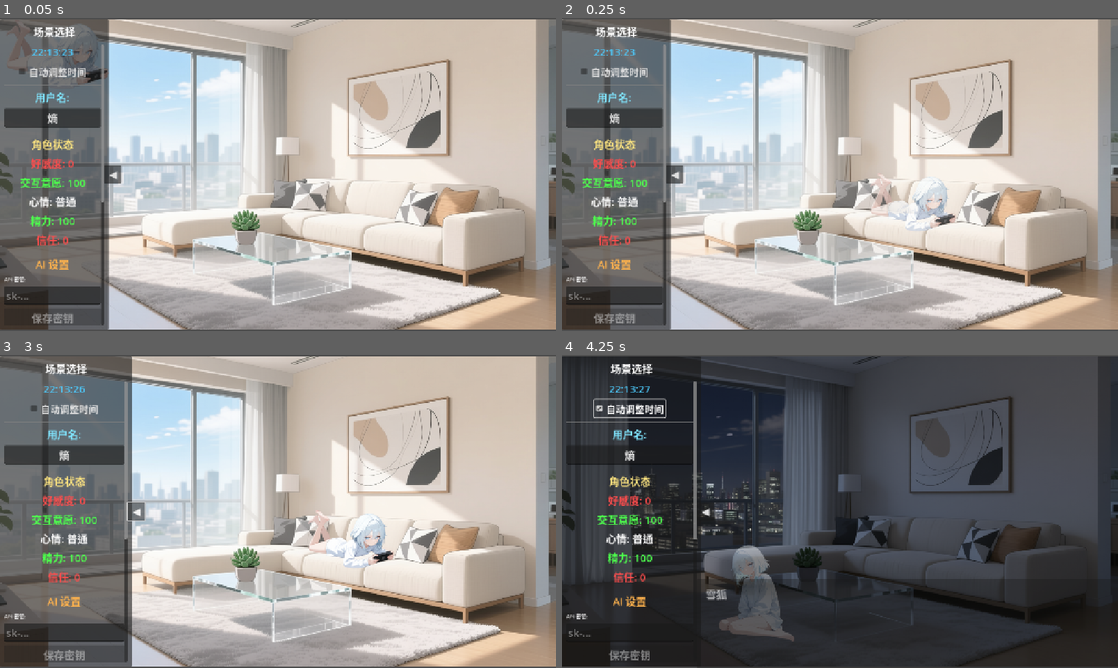
Above: before the commit, frames 1-4 (two rows, left to right).
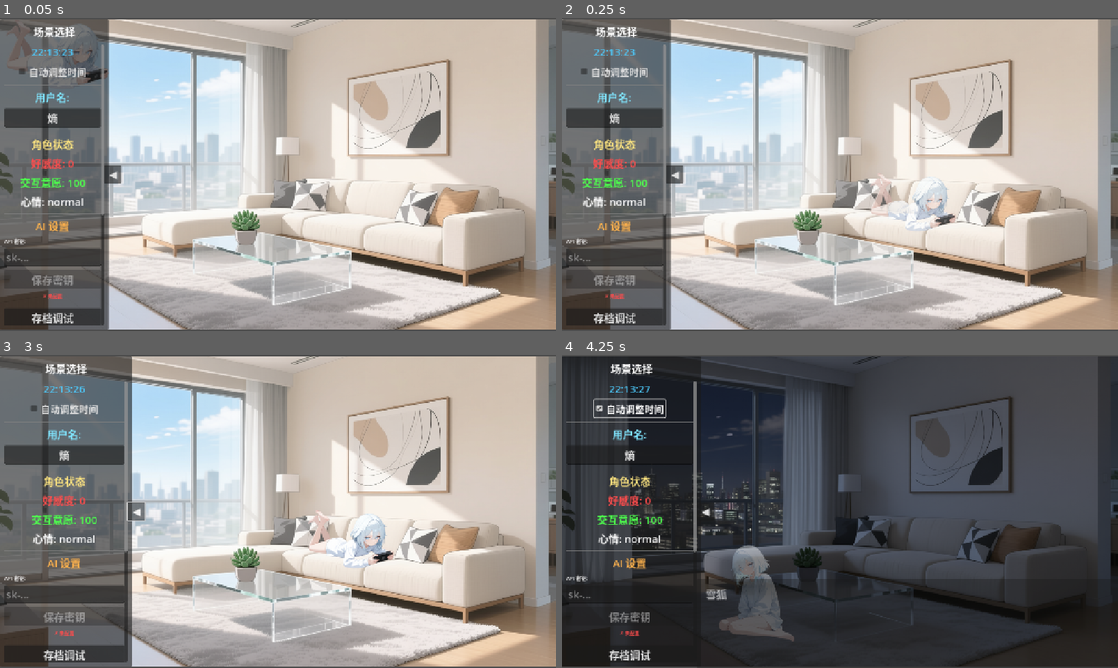
Above: after the commit, the same moments.

Repository: xhc2008/CABM-ED
Game: Godot game, scene res://scripts/main.tscn
Same seed, same stepped clock (60 frames per second), same inputs: the game is played once before the commit and once after it.
Inputs (mouse positions are in pixels of both pictures, inside the frame that each line leads up to):
- Up to frame 1 (0.05 s): no input
- Up to frame 2 (0.25 s): no input
- Up to frame 3 (3 s): click (350, 539) at 0.5 s; click "自动调整时间" at 1.25 s; click "◀" at 2 s; click "▶" at 2.75 s
- Up to frame 4 (4.25 s): click "自动调整时间" at 3.5 s

The runs differ from the first frame. In frame 1, 3.0% of the frame differs, in the area x 0-19%, y 57-98%; in frame 2, 3.0%; in frame 3, 3.5%, in the area x 0-23%, y 57-98%; in frame 4, 1.4%.

Commit message:
feat: 属性值控制

Diff:
--- /dev/null
+++ b/config/mood_config.json
@@ -0,0 +1,53 @@
+{
+	"moods": [
+		{
+			"id": 0,
+			"name": "平静",
+			"name_en": "calm",
+			"image": "normal.png",
+			"color": "#FFFFFF"
+		},
+		{
+			"id": 1,
+			"name": "开心",
+			"name_en": "happy",
+			"image": "happy.png",
+			"color": "#4DFF4D"
+		},
+		{
+			"id": 2,
+			"name": "难过",
+			"name_en": "sad",
+			"image": "sad.png",
+			"color": "#4D9FFF"
+		},
+		{
+			"id": 3,
+			"name": "生气",
+			"name_en": "angry",
+			"image": "angry.png",
+			"color": "#FF4D4D"
+		},
+		{
+			"id": 4,
+			"name": "惊讶",
+			"name_en": "surprised",
+			"image": "surprised.png",
+			"color": "#FFD74D"
+		},
+		{
+			"id": 5,
+			"name": "害怕",
+			"name_en": "scared",
+			"image": "scared.png",
+			"color": "#B84DFF"
+		},
+		{
+			"id": 6,
+			"name": "厌恶",
+			"name_en": "disgusted",
+			"image": "disgusted.png",
+			"color": "#7FFF4D"
+		}
+	]
+}
--- a/scripts/ai_service.gd
+++ b/scripts/ai_service.gd
@@ -5,6 +5,7 @@
 
 signal chat_response_received(response: String)
 signal chat_response_completed()  # 流式响应完成信号
+signal chat_fields_extracted(fields: Dictionary)  # 字段提取完成信号（mood, will, like）
 signal chat_error(error_message: String)
 signal summary_completed(summary: String)
 
@@ -138,8 +139,8 @@
 	# 获取记忆上下文
 	var memory_context = _get_memory_context()
 
-	# 定义moods列表
-	var moods = "0=平静, 1=开心, 2=难过, 3=生气, 4=惊讶, 5=害怕, 6=厌恶"
+	# 从mood_config.json生成moods列表
+	var moods = _generate_moods_list()
 
 	# 替换占位符
 	var prompt = prompt_template.replace("{character_name}", character_name)
@@ -150,6 +151,31 @@
 	prompt = prompt.replace("{moods}", moods)
 
 	return prompt
+
+func _generate_moods_list() -> String:
+	"""从mood_config.json生成moods列表字符串"""
+	var mood_config_path = "res://config/mood_config.json"
+	if not FileAccess.file_exists(mood_config_path):
+		# 如果配置文件不存在，使用默认值
+		return "0=平静, 1=开心, 2=难过, 3=生气, 4=惊讶, 5=害怕, 6=厌恶"
+
+	var file = FileAccess.open(mood_config_path, FileAccess.READ)
+	var json_string = file.get_as_text()
+	file.close()
+
+	var json = JSON.new()
+	if json.parse(json_string) != OK:
+		return "0=平静, 1=开心, 2=难过, 3=生气, 4=惊讶, 5=害怕, 6=厌恶"
+
+	var mood_config = json.data
+	if not mood_config.has("moods"):
+		return "0=平静, 1=开心, 2=难过, 3=生气, 4=惊讶, 5=害怕, 6=厌恶"
+
+	var moods_array = []
+	for mood in mood_config.moods:
+		moods_array.append("%d=%s" % [mood.id, mood.name])
+
+	return ", ".join(moods_array)
 
 func _load_app_config() -> Dictionary:
 	"""加载应用配置"""
@@ -536,6 +562,9 @@
 		if full_response.has("like"):
 			extracted_fields["like"] = full_response.like
 		print("提取的字段: ", extracted_fields)
+
+		# 应用字段到游戏状态
+		_apply_extracted_fields()
 	else:
 		print("JSON解析失败: ", json.get_error_message())
 		print("尝试解析的内容: ", clean_json.substr(0, 200))
@@ -549,6 +578,64 @@
 
 	# 发送完成信号
 	chat_response_completed.emit()
+
+func _apply_extracted_fields():
+	"""应用提取的字段到游戏状态"""
+	if not has_node("/root/SaveManager"):
+		return
+
+	var save_mgr = get_node("/root/SaveManager")
+
+	# 应用mood字段
+	if extracted_fields.has("mood"):
+		var mood_id = extracted_fields.mood
+		var mood_name_en = _get_mood_name_en(mood_id)
+		if not mood_name_en.is_empty():
+			save_mgr.set_mood(mood_name_en)
+			print("更新心情: ", mood_name_en)
+
+	# 应用will字段（互动意愿增量）
+	if extracted_fields.has("will"):
+		var will_delta = extracted_fields.will
+		var current_will = save_mgr.get_reply_willingness()
+		var new_will = clamp(current_will + will_delta, 0, 100)
+		save_mgr.set_reply_willingness(new_will)
+		print("更新互动意愿: %d -> %d (增量: %d)" % [current_will, new_will, will_delta])
+
+	# 应用like字段（好感度增量）
+	if extracted_fields.has("like"):
+		var like_delta = extracted_fields.like
+		var current_affection = save_mgr.get_affection()
+		var new_affection = clamp(current_affection + like_delta, 0, 100)
+		save_mgr.set_affection(new_affection)
+		print("更新好感度: %d -> %d (增量: %d)" % [current_affection, new_affection, like_delta])
+
+	# 发送字段提取完成信号
+	chat_fields_extracted.emit(extracted_fields)
+
+func _get_mood_name_en(mood_id: int) -> String:
+	"""根据mood ID获取英文名称"""
+	var mood_config_path = "res://config/mood_config.json"
+	if not FileAccess.file_exists(mood_config_path):
+		return ""
+
+	var file = FileAccess.open(mood_config_path, FileAccess.READ)
+	var json_string = file.get_as_text()
+	file.close()
+
+	var json = JSON.new()
+	if json.parse(json_string) != OK:
+		return ""
+
+	var mood_config = json.data
+	if not mood_config.has("moods"):
+		return ""
+
+	for mood in mood_config.moods:
+		if mood.id == mood_id:
+			return mood.name_en
+
+	return ""
 
 func _handle_chat_response(response: Dictionary):
 	"""处理对话响应（非流式，保留作为备用）"""
--- a/scripts/character.gd
+++ b/scripts/character.gd
@@ -202,13 +202,14 @@
 	visible = false
 	await get_tree().create_timer(0.7).timeout
 
-	# 加载聊天图片
-	var chat_image_path = "res://assets/images/character/chat/normal.png"
-	if ResourceLoader.exists(chat_image_path):
-		texture_normal = load(chat_image_path)
-		# 更新按钮大小
-		custom_minimum_size = texture_normal.get_size()
-		size = texture_normal.get_size()
+	# 加载聊天图片（根据当前心情）
+	_load_chat_image_for_mood()
+
+	# 连接AI服务的字段提取信号以更新心情图片
+	if has_node("/root/AIService"):
+		var ai_service = get_node("/root/AIService")
+		if not ai_service.chat_fields_extracted.is_connected(_on_mood_changed):
+			ai_service.chat_fields_extracted.connect(_on_mood_changed)
 
 	# 计算背景中央位置（本地坐标）
 	if not background_node:
@@ -255,6 +256,12 @@
 		return
 
 	is_chatting = false
+
+	# 断开AI服务信号
+	if has_node("/root/AIService"):
+		var ai_service = get_node("/root/AIService")
+		if ai_service.chat_fields_extracted.is_connected(_on_mood_changed):
+			ai_service.chat_fields_extracted.disconnect(_on_mood_changed)
 
 	# 淡出动画
 	var fade_tween = create_tween()
@@ -274,3 +281,113 @@
 		var global_pos = global_position
 		var char_size = size * scale
 		character_clicked.emit(global_pos, char_size)
+
+func _load_chat_image_for_mood():
+	"""根据当前心情加载聊天图片"""
+	if not has_node("/root/SaveManager"):
+		_load_default_chat_image()
+		return
+
+	var save_mgr = get_node("/root/SaveManager")
+	var mood_name_en = save_mgr.get_mood()
+
+	# 从mood_config.json获取图片文件名
+	var image_filename = _get_mood_image_filename(mood_name_en)
+	if image_filename.is_empty():
+		_load_default_chat_image()
+		return
+
+	var chat_image_path = "res://assets/images/character/chat/" + image_filename
+	if ResourceLoader.exists(chat_image_path):
+		texture_normal = load(chat_image_path)
+		custom_minimum_size = texture_normal.get_size()
+		size = texture_normal.get_size()
+		print("加载心情图片: ", chat_image_path)
+	else:
+		print("心情图片不存在: ", chat_image_path, " 使用默认图片")
+		_load_default_chat_image()
+
+func _load_default_chat_image():
+	"""加载默认聊天图片"""
+	var chat_image_path = "res://assets/images/character/chat/normal.png"
+	if ResourceLoader.exists(chat_image_path):
+		texture_normal = load(chat_image_path)
+		custom_minimum_size = texture_normal.get_size()
+		size = texture_normal.get_size()
+
+func _get_mood_image_filename(mood_name_en: String) -> String:
+	"""根据心情英文名获取图片文件名"""
+	var mood_config_path = "res://config/mood_config.json"
+	if not FileAccess.file_exists(mood_config_path):
+		return ""
+
+	var file = FileAccess.open(mood_config_path, FileAccess.READ)
+	var json_string = file.get_as_text()
+	file.close()
+
+	var json = JSON.new()
+	if json.parse(json_string) != OK:
+		return ""
+
+	var mood_config = json.data
+	if not mood_config.has("moods"):
+		return ""
+
+	for mood in mood_config.moods:
+		if mood.name_en == mood_name_en:
+			return mood.image
+
+	return ""
+
+func _on_mood_changed(fields: Dictionary):
+	"""心情变化时切换图片"""
+	if not is_chatting:
+		return
+
+	if not fields.has("mood"):
+		return
+
+	# 获取新心情的英文名
+	var mood_id = fields.mood
+	var mood_name_en = _get_mood_name_en_by_id(mood_id)
+	if mood_name_en.is_empty():
+		return
+
+	# 获取图片文件名
+	var image_filename = _get_mood_image_filename(mood_name_en)
+	if image_filename.is_empty():
+		return
+
+	# 加载新图片
+	var chat_image_path = "res://assets/images/character/chat/" + image_filename
+	if ResourceLoader.exists(chat_image_path):
+		texture_normal = load(chat_image_path)
+		custom_minimum_size = texture_normal.get_size()
+		size = texture_normal.get_size()
+		print("切换心情图片: ", chat_image_path)
+	else:
+		print("心情图片不存在: ", chat_image_path)
+
+func _get_mood_name_en_by_id(mood_id: int) -> String:
+	"""根据mood ID获取英文名称"""
+	var mood_config_path = "res://config/mood_config.json"
+	if not FileAccess.file_exists(mood_config_path):
+		return ""
+
+	var file = FileAccess.open(mood_config_path, FileAccess.READ)
+	var json_string = file.get_as_text()
+	file.close()
+
+	var json = JSON.new()
+	if json.parse(json_string) != OK:
+		return ""
+
+	var mood_config = json.data
+	if not mood_config.has("moods"):
+		return ""
+
+	for mood in mood_config.moods:
+		if mood.id == mood_id:
+			return mood.name_en
+
+	return ""
--- a/scripts/save_manager.gd
+++ b/scripts/save_manager.gd
@@ -252,8 +252,8 @@
 func get_user_name() -> String:
 	return save_data.user_data.get("user_name", "未设置")
 
-func set_user_name(name: String):
-	save_data.user_data.user_name = name
+func set_user_name(user_name: String):
+	save_data.user_data.user_name = user_name
 	_auto_save()
 
 func increment_chat_count():
--- a/scripts/sidebar.gd
+++ b/scripts/sidebar.gd
@@ -40,8 +40,6 @@
 var affection_label: Label
 var willingness_label: Label
 var mood_label: Label
-var energy_label: Label
-var trust_label: Label
 
 # 用户名输入框
 var user_name_input: LineEdit
@@ -77,6 +75,11 @@
 	if has_node("/root/InteractionManager"):
 		var interaction_mgr = get_node("/root/InteractionManager")
 		interaction_mgr.willingness_changed.connect(_update_character_stats)
+
+	# 监听AI服务的字段提取信号以实时更新
+	if has_node("/root/AIService"):
+		var ai_service = get_node("/root/AIService")
+		ai_service.chat_fields_extracted.connect(_on_ai_fields_updated)
 
 func _setup_clock_and_auto():
 	# 在场景列表顶部添加时钟和自动选项
@@ -141,16 +144,6 @@
 	mood_label = Label.new()
 	mood_label.horizontal_alignment = HORIZONTAL_ALIGNMENT_CENTER
 	header_container.add_child(mood_label)
-
-	# 精力
-	energy_label = Label.new()
-	energy_label.horizontal_alignment = HORIZONTAL_ALIGNMENT_CENTER
-	header_container.add_child(energy_label)
-
-	# 信任等级
-	trust_label = Label.new()
-	trust_label.horizontal_alignment = HORIZONTAL_ALIGNMENT_CENTER
-	header_container.add_child(trust_label)
 
 	# 更新数据显示
 	_update_character_stats()
@@ -379,15 +372,9 @@
 	mood_label.text = "心情: %s" % mood_text
 	mood_label.add_theme_color_override("font_color", _get_mood_color(mood))
 
-	# 精力
-	var energy = save_mgr.get_energy()
-	energy_label.text = "精力: %d" % energy
-	energy_label.add_theme_color_override("font_color", _get_stat_color(energy))
-
-	# 信任等级
-	var trust = save_mgr.get_trust_level()
-	trust_label.text = "信任: %d" % trust
-	trust_label.add_theme_color_override("font_color", _get_stat_color(trust))
+func _on_ai_fields_updated(_fields: Dictionary):
+	"""AI字段更新时刷新显示"""
+	_update_character_stats()
 
 func _get_stat_color(value: int) -> Color:
 	"""根据数值返回颜色"""
@@ -401,21 +388,51 @@
 		return Color(1.0, 0.3, 0.3) # 红色
 
 func _get_mood_text(mood: String) -> String:
-	"""获取心情文本"""
-	match mood:
-		"happy": return "开心"
-		"excited": return "兴奋"
-		"normal": return "普通"
-		"sad": return "难过"
-		"angry": return "生气"
-		_: return mood
+	"""获取心情文本（从配置文件）"""
+	var mood_config = _load_mood_config()
+	if mood_config.is_empty():
+		return mood
+
+	for mood_data in mood_config.moods:
+		if mood_data.name_en == mood:
+			return mood_data.name
+
+	return mood
 
 func _get_mood_color(mood: String) -> Color:
-	"""根据心情返回颜色"""
+	"""根据心情返回颜色（从配置文件）"""
+	var mood_config = _load_mood_config()
+	if mood_config.is_empty():
+		return Color(1.0, 1.0, 1.0)
+
+	for mood_data in mood_config.moods:
+		if mood_data.name_en == mood:
+			return Color(mood_data.color)
+
+	return Color(1.0, 1.0, 1.0)
+
+func _load_mood_config() -> Dictionary:
+	"""加载心情配置"""
+	var mood_config_path = "res://config/mood_config.json"
+	if not FileAccess.file_exists(mood_config_path):
+		return {}
+
+	var file = FileAccess.open(mood_config_path, FileAccess.READ)
+	var json_string = file.get_as_text()
+	file.close()
+
+	var json = JSON.new()
+	if json.parse(json_string) != OK:
+		return {}
+
+	return json.data
+
+func _get_mood_color_old(mood: String) -> Color:
+	"""根据心情返回颜色（旧版本，保留作为备用）"""
 	match mood:
 		"happy", "excited":
 			return Color(0.3, 1.0, 0.3) # 绿色
-		"normal":
+		"normal", "calm":
 			return Color(1.0, 1.0, 1.0) # 白色
 		"sad":
 			return Color(0.5, 0.5, 1.0) # 蓝色
Not shown, added: docs/STREAMING_JSON_AND_MOOD_SYSTEM_SUMMARY.md
Not shown, added: docs/mood_system_implementation.md
Not shown, added: docs/mood_system_test_guide.md
Not shown, added: docs/sidebar_updates.md
